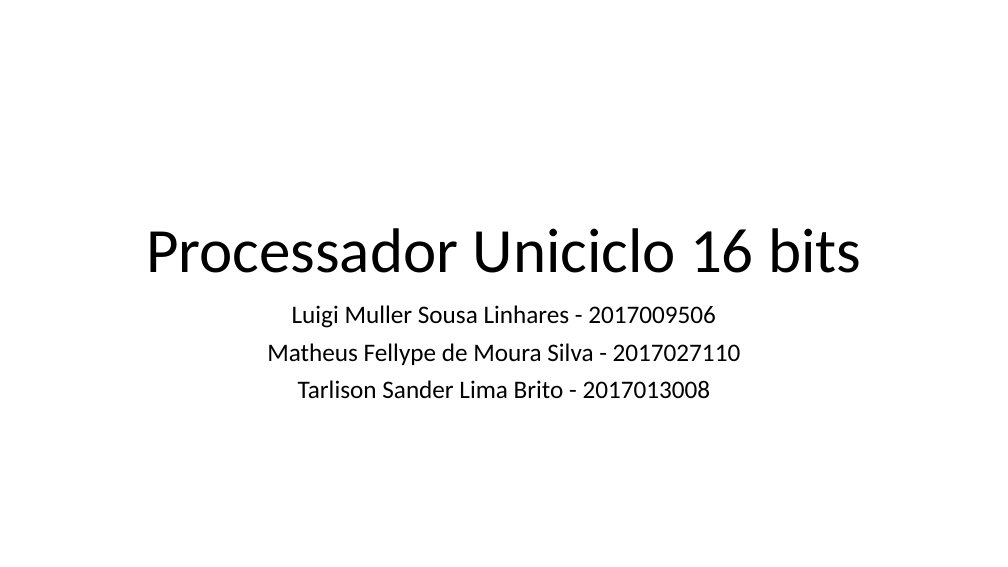
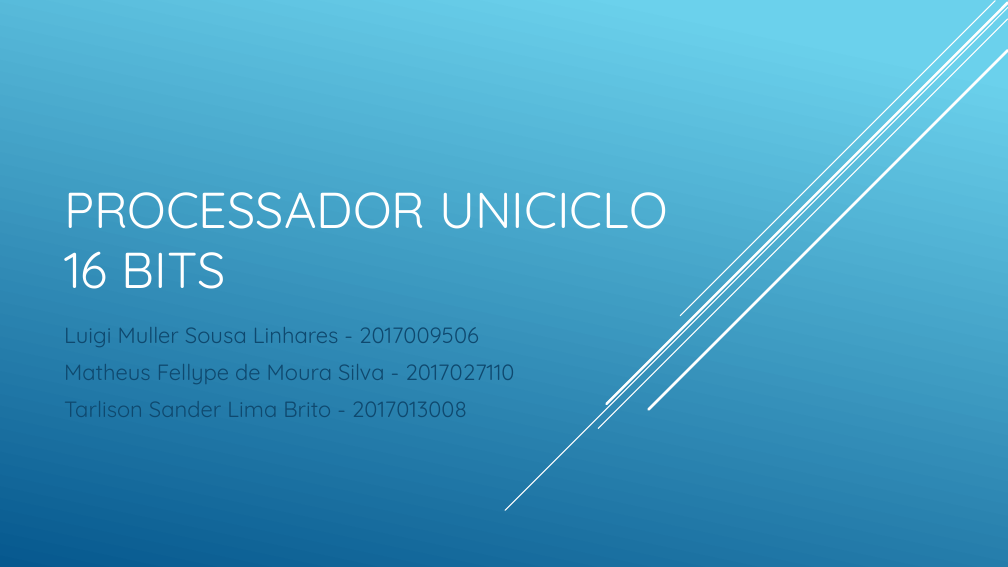
Before and after one commit to Tarlison/Projeto_Final_AOC_2018.2, a slide deck: slide 1 of Processador Uniciclo 16 bits.pptx. Drawn at 1008x567 pixels with LibreOffice and Linux fonts; fonts in the diff are those of the drawing. Boxes give left, top, right and bottom in pixels: in the first picture for what was removed or moved away, otherwise in the second. Text is boxed around its words. In the diff, an @@ line names an element or a change of style, - is before the commit and + after.

```diff
--- a/Processador Uniciclo 16 bits.pptx
+++ b/Processador Uniciclo 16 bits.pptx
@@ background #FFFFFF to gradient #6ED2EB to #06588E @@
@@ line added from (1008, 8) to (505, 510), #FFFFFF 1 pt @@
@@ line added from (1008, 19) to (598, 429), #FFFFFF 1 pt @@
@@ line added from (1008, 3) to (606, 404), #FFFFFF 2.5 pt @@
@@ line added from (995, 1) to (681, 316), #FFFFFF 1 pt @@
@@ line added from (1008, 51) to (649, 410), #FFFFFF 2.5 pt @@
@@ title at [64, 192, 667, 289]: text changed; size 60 to 48 pt; font Calibri to Quicksand; text colour #000000 to #FFFFFF @@
-Processador Uniciclo 16 bits
+PROCESSADOR UNICICLO 16 BITS
@@ subtitle "Luigi Muller Sousa Linhares - ...": place and size @@
-subtitle "Luigi Muller Sousa Linhares - ..." at [267, 305, 741, 399]
+subtitle "Luigi Muller Sousa Linhares - ..." at [64, 327, 514, 417]
@@ subtitle "Luigi Muller Sousa Linhares - ..." at [64, 327, 514, 417]: size 24 to 21 pt, font Calibri to Quicksand, text colour #000000 to #0F496F; alignment centre to left; line spacing 0.9 to 1 @@
```
Also in this commit, not shown: 14 other slides changed.
